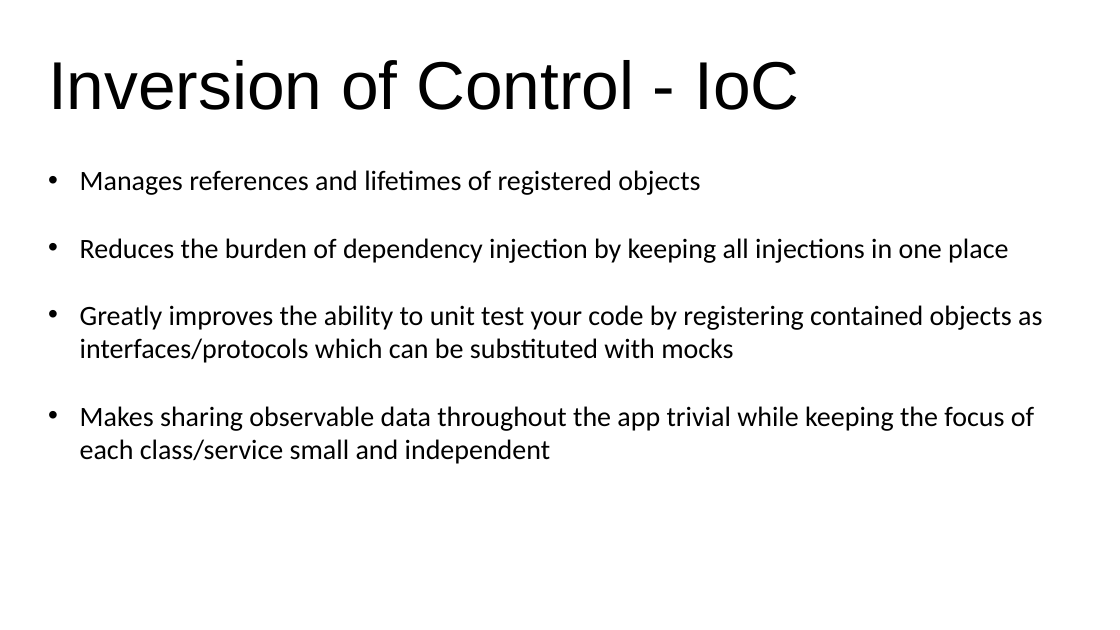
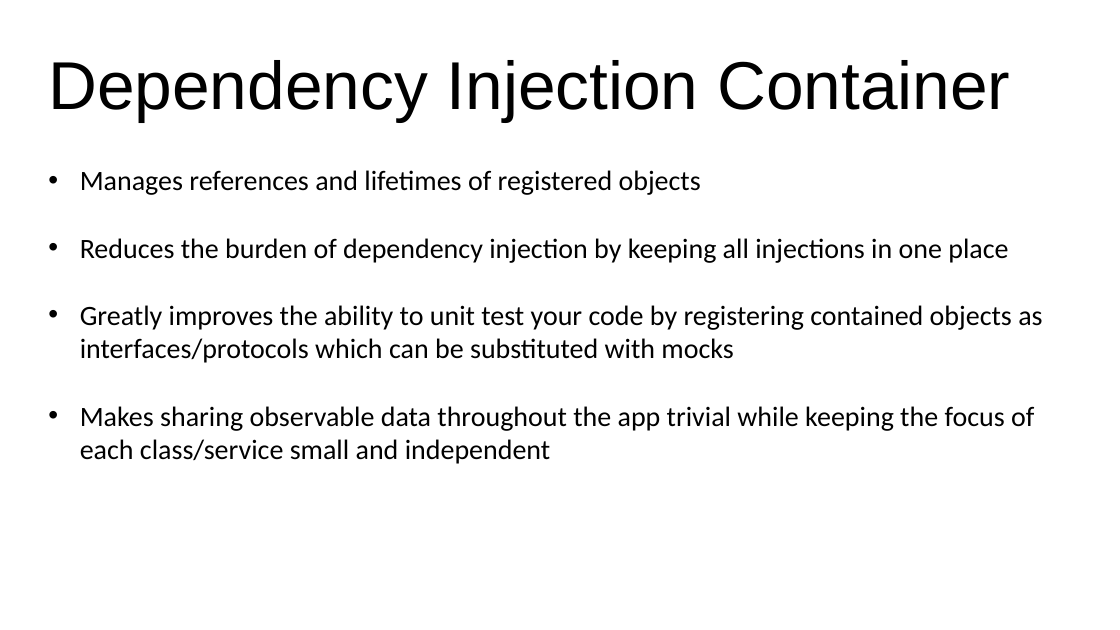
Before and after one commit to jasonjrr/MVVM.Demo, a slide deck: slide 6 of MVVM.Architecture.pptx. Drawn at 1120x630 pixels with LibreOffice and Linux fonts; fonts in the diff are those of the drawing. Boxes give left, top, right and bottom in pixels: in the first picture for what was removed or moved away, otherwise in the second. Text is boxed around its words. In the diff, an @@ line names an element or a change of style, - is before the commit and + after.

```diff
--- a/MVVM.Architecture.pptx
+++ b/MVVM.Architecture.pptx
@@ text removed at (48,60,799,110) @@
-Inversion of Control - IoC
@@ text added at (48,60,1010,122), 58 pt, text #000000 @@
+Dependency Injection Container
```
Also in this commit, not shown: 6 other slides changed, 1 slide added, 1 slide removed, 1 other file.
